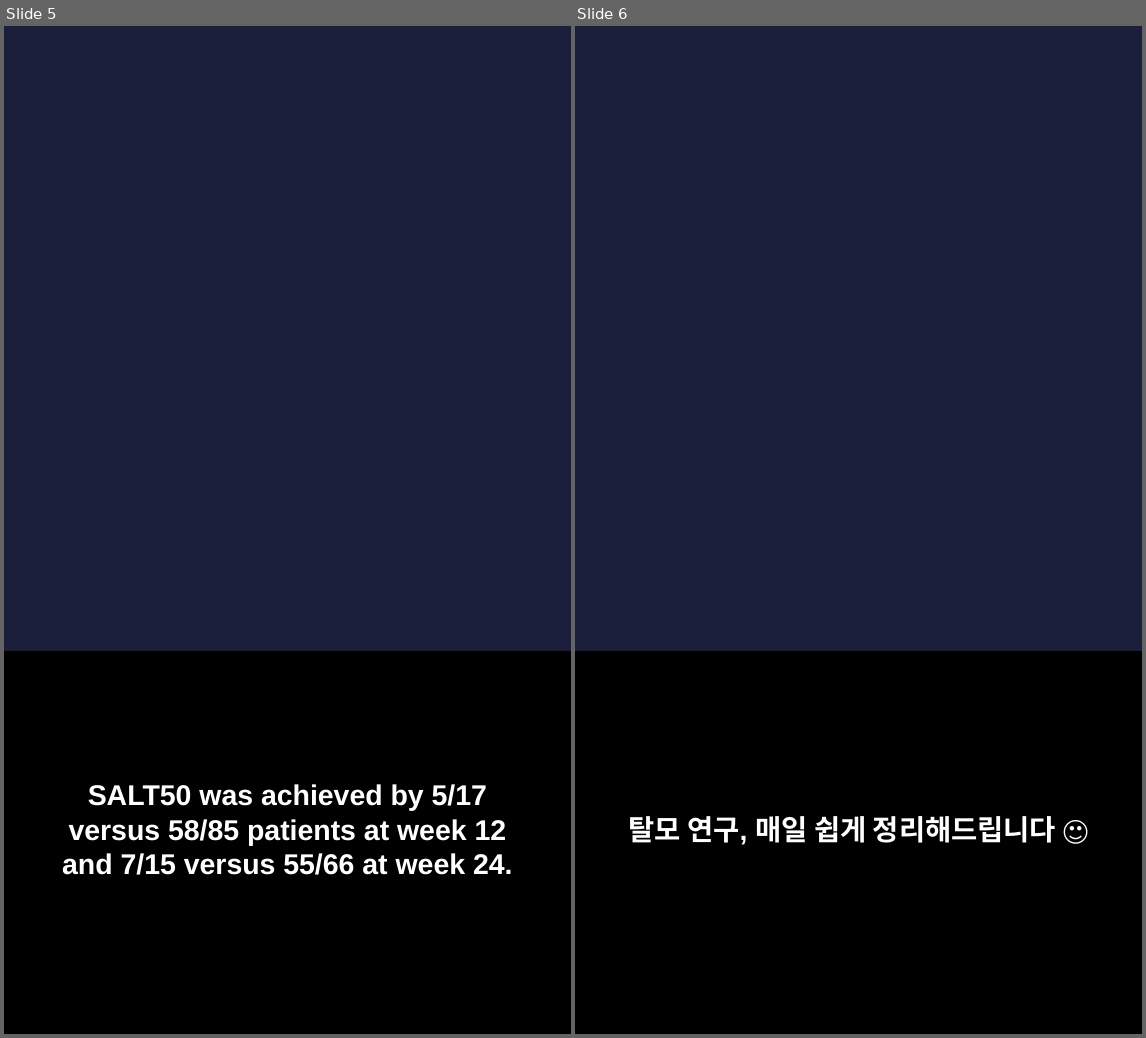
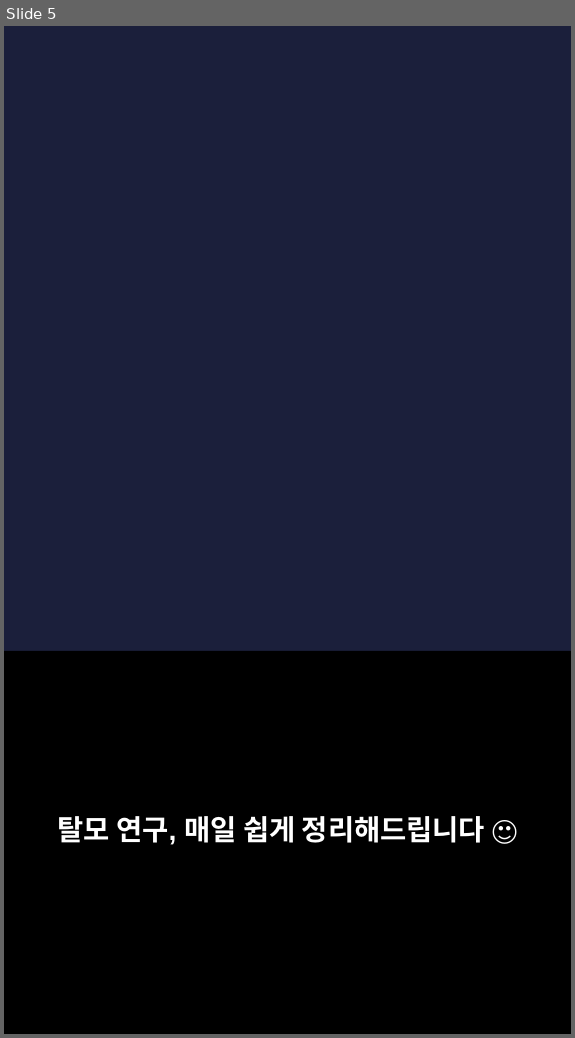
Before and after one commit to hyokang2010-BJ-ANTH/product-builder-test, a slide deck: pwa/data/latest/slides.pptx. Shown side by side, each under a label of ours: slides 5 and 6 before the commit, slide 5 after it. The pictures are 1146x1038 and 575x1038 pixels, drawn with LibreOffice and Linux fonts; fonts in the diff are those of the drawing; background and template pictures are left out. Boxes give left, top, right and bottom in pixels: in the first picture for what was removed or moved away, otherwise in the second. Text is boxed around its words. In the diff, an @@ line names an element or a change of style, - is before the commit and + after.

```diff
--- a/pwa/data/latest/slides.pptx
+++ b/pwa/data/latest/slides.pptx
@@ slide 5 removed at [4,26,571,1034], background picture (left out) @@
@@ rectangle removed at [4,651,571,1033] @@
@@ text removed at [62,784,512,875] @@
-SALT50 was achieved by 5/17 versus 58/85 patients at week 12 and 7/15 versus 55/66 at week 24.
@@ what was slide 6 is now slide 5 @@
```
Also in this commit, not shown: 2 slides changed, 4 slides added, 6 other slides removed, 27 other files.
